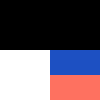
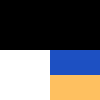
Before/after of a 100 × 100 layered artwork. What changed in the layer stack:
painted on "palette" over box(50, 75, 100, 100)
